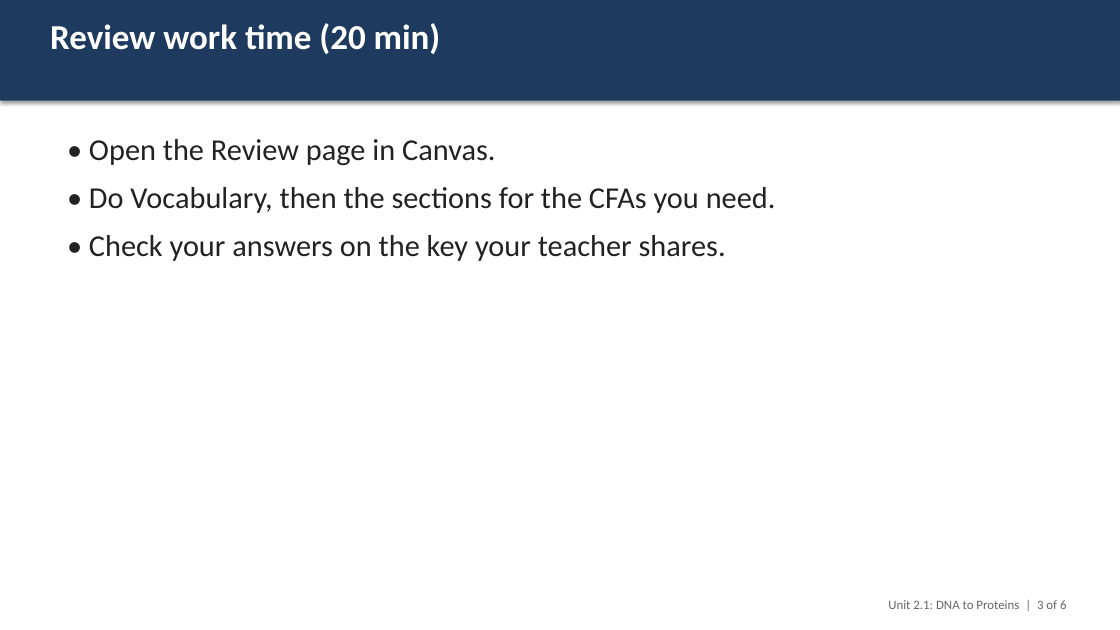
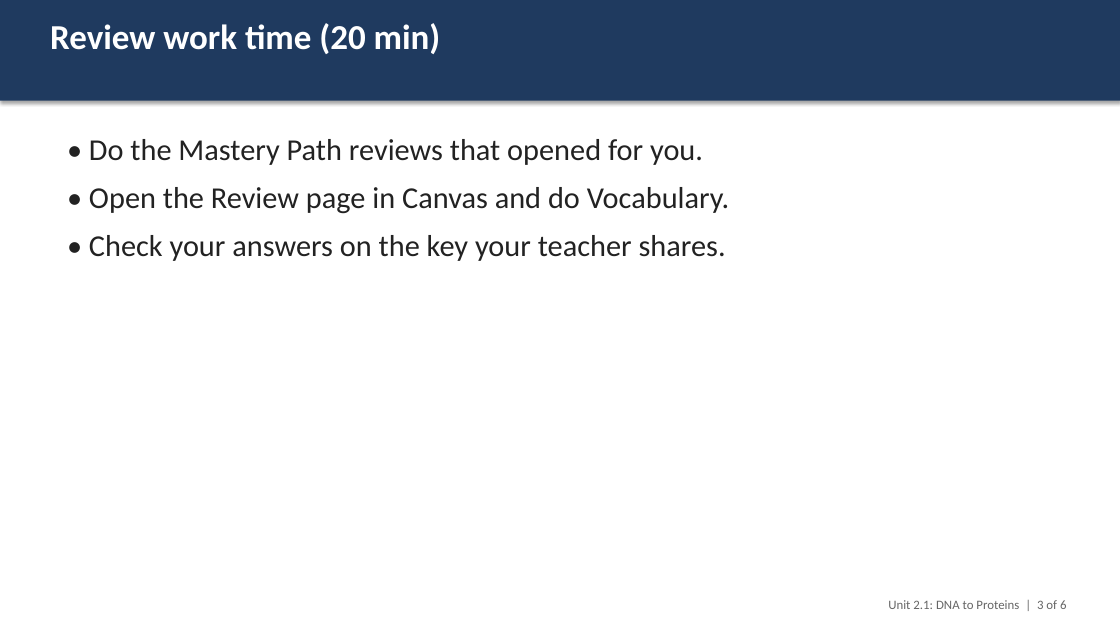
Before and after one commit to ellenrenick/LivingEarth, a slide deck: slide 3 of assessments/HS-LS1-1/slides/Day_7_Review_and_back_to_the_cat.pptx. Drawn at 1120x630 pixels with LibreOffice and Linux fonts; fonts in the diff are those of the drawing. Boxes give left, top, right and bottom in pixels: in the first picture for what was removed or moved away, otherwise in the second. Text is boxed around its words. In the diff, an @@ line names an element or a change of style, - is before the commit and + after.

```diff
--- a/assessments/HS-LS1-1/slides/Day_7_Review_and_back_to_the_cat.pptx
+++ b/assessments/HS-LS1-1/slides/Day_7_Review_and_back_to_the_cat.pptx
@@ text at box(89, 139, 729, 214): text changed @@
-• Open the Review page in Canvas.
-• Do Vocabulary, then the sections for the CFAs you need.
+• Do the Mastery Path reviews that opened for you.
+• Open the Review page in Canvas and do Vocabulary.
```
Also in this commit, not shown: 1 other slide changed, 11 other files.
